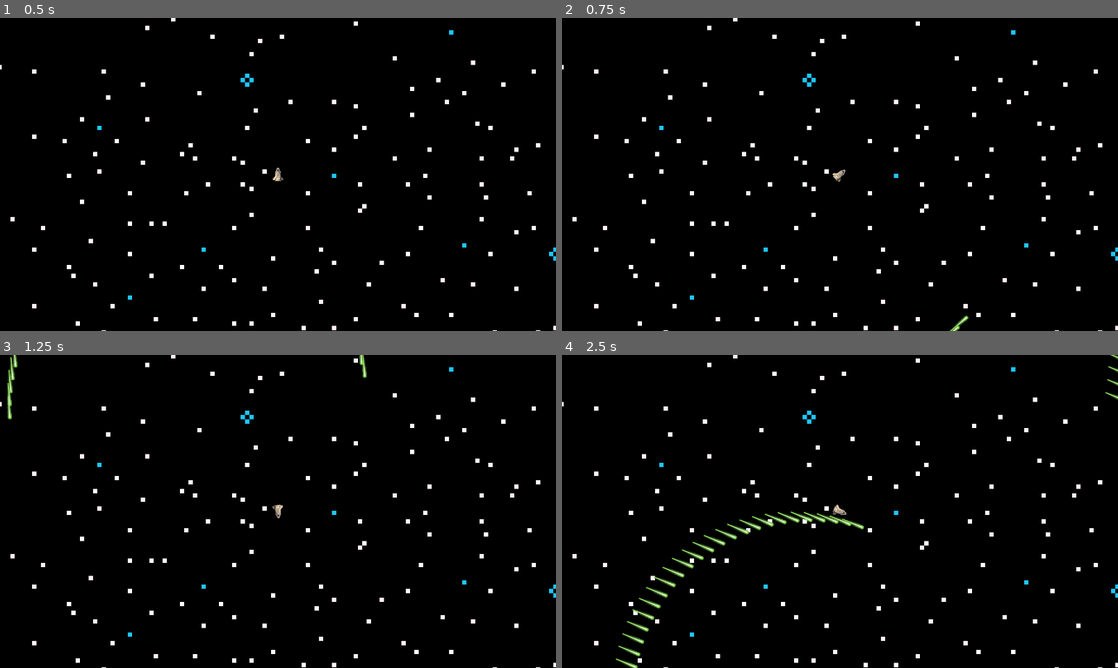
Above: before the commit, frames 1-4 (two rows, left to right).
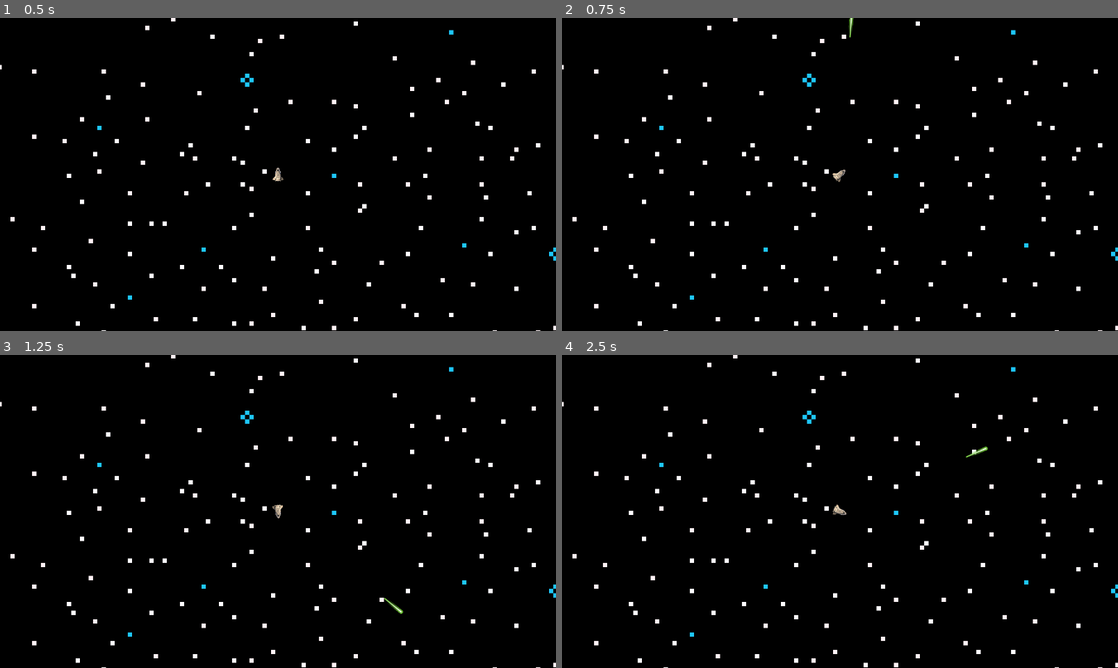
Above: after the commit, the same moments.

Repository: RPeterson0487/spacing-out
Game: Godot game, scene res://TestMain.tscn
Same seed, same stepped clock (60 frames per second), same inputs: the game is played once before the commit and once after it.
Inputs:
- Up to frame 1 (0.5 s): no input
- Up to frame 2 (0.75 s): tap Enter at 0.5 s; hold Right (rotateRight) from 0.53 s (still down); hold Space (shoot) from 0.53 s (still down)
- Up to frame 3 (1.25 s): keep holding Right (rotateRight); keep holding Space (shoot)
- Up to frame 4 (2.5 s): release Right (rotateRight) at 1.28 s; release Space (shoot) at 1.28 s; hold Left (rotateLeft) 1.28-2.03 s; tap Down (rotateOpposite) at 1.35 s; tap Space (shoot) at 1.55 s; hold Right (rotateRight) from 2.03 s (still down); hold Space (shoot) from 2.03 s (still down)

Frame 1 is identical in both runs. In frame 2, less than 0.1% of the frame differs, in the area x 51-74%, y 0-100%; in frame 3, 0.3%; in frame 4, 1.2%, in the area x 9-100%, y 0-100%.

Commit message:
Lasers seem to working, at least appearance-wise.

Diff:
--- a/LaserBolt.gd
+++ b/LaserBolt.gd
@@ -1,19 +1,11 @@
 extends Area2D
 
-var speed = 1800
+var projectileSpeed = 1800
 var damage = 20
-var velocity = Vector2.ZERO
-var parent
-
-#func _ready():
-#	var direction = parent.global_transform.x
-#	velocity = direction * (speed + parent.velocity.length())
-#	rotation = direction.angle()
-#
-#
-#func _physics_process(delta):
-#	position += velocity * delta
 
 
 func _physics_process(delta):
-	global_position += Vector2(0, -1).rotated(rotation) * speed * delta
+	global_position += Vector2(0, -1).rotated(rotation) * projectileSpeed * delta
+
+func _on_VisibilityNotifier2D_screen_exited():
+	queue_free()
--- a/LaserBolt.tscn
+++ b/LaserBolt.tscn
@@ -8,3 +8,9 @@
 
 [node name="Sprite" type="Sprite" parent="."]
 texture = ExtResource( 2 )
+
+[node name="VisibilityNotifier2D" type="VisibilityNotifier2D" parent="."]
+position = Vector2( 0, 0.499999 )
+scale = Vector2( 0.5, 2.75 )
+
+[connection signal="screen_exited" from="VisibilityNotifier2D" to="." method="_on_VisibilityNotifier2D_screen_exited"]
--- a/LaserCannon.gd
+++ b/LaserCannon.gd
@@ -7,6 +7,7 @@
 func fire():
 	if $Cooldown.is_stopped():
 		spawnLaser()
+		$Cooldown.start()
 
 
 func spawnLaser():
@@ -18,5 +19,8 @@
 
 	var instance = laserBoltScene.instance()
 	instance.global_position = global_position
-	instance.rotation = rotation
-	add_child(instance)
+	instance.rotation = global_rotation
+	# instance.parent = get_parent() # if the laser class needs to know what its parent is, this is the spot to do it in.
+
+	var sceneRoot = get_tree().root.get_children()[0]
+	sceneRoot.add_child(instance)
--- a/Player.gd
+++ b/Player.gd
@@ -14,7 +14,6 @@
 	var inputVector = Vector2(0,0)
 	if Input.is_action_pressed("forwardThrust"):
 		inputVector.y = -1
-		print("UP")
 
 	velocity += inputVector.rotated(rotation) * acceleration
 	velocity = velocity.limit_length(maxSpeed)
--- a/Player.tscn
+++ b/Player.tscn
@@ -8,6 +8,7 @@
 script = ExtResource( 2 )
 
 [node name="LaserCannon" parent="." instance=ExtResource( 3 )]
+position = Vector2( 0, -13 )
 
 [node name="Sprite" type="Sprite" parent="."]
 texture = ExtResource( 1 )
